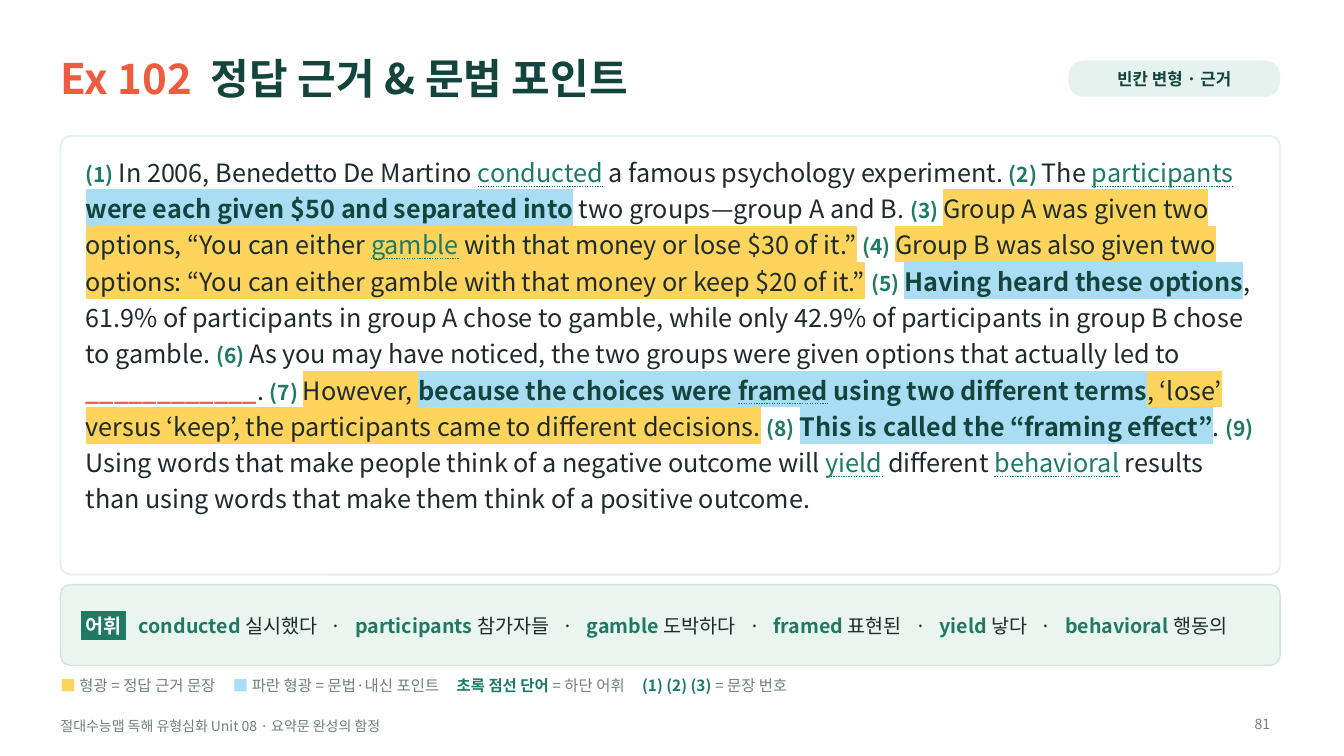
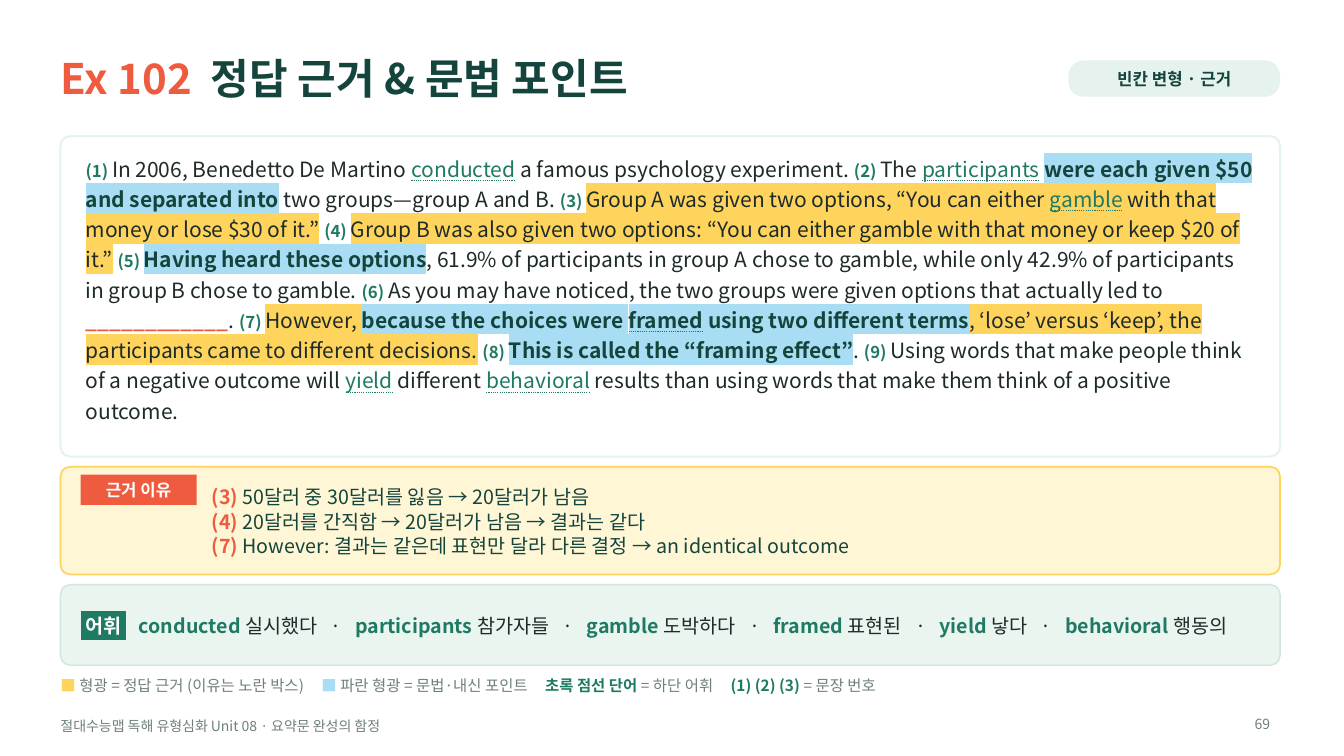
Before and after one commit to HUFSDavid/HUFSDavid, a slide deck: slide 69 of 절대수능맵_독해유형심화_Unit08_수업PPT.pptx (slide 81 before the commit). Drawn at 1344x756 pixels with LibreOffice and Linux fonts; fonts in the diff are those of the drawing. Boxes give left, top, right and bottom in pixels: in the first picture for what was removed or moved away, otherwise in the second. Text is boxed around its words. In the diff, an @@ line names an element or a change of style, - is before the commit and + after.

```diff
--- a/절대수능맵_독해유형심화_Unit08_수업PPT.pptx
+++ b/절대수능맵_독해유형심화_Unit08_수업PPT.pptx
@@ rounded rectangle: place and size @@
-rounded rectangle at [60,136,1280,575]
+rounded rectangle at [60,136,1280,457]
@@ rounded rectangle at [60,136,1280,457]: proportions changed @@
@@ text "(1) In 2006, Benedetto De ..." at [86,159,1252,420]: size 15 to 12 pt in "(1) (2) (3) (4) (5) (6) (7) ..."; size 18 to 15 pt @@
@@ rounded rectangle added at [60,467,1280,575], fill #FFF6D6, outline #FFD45C 1.25 pt @@
@@ rectangle added at [81,475,197,505], fill #EF5B3F, 12 pt, text #FFFFFF, bold @@
+근거 이유
@@ text added at [212,487,849,557], 14 pt, text #14453D @@
+(3) 50달러 중 30달러를 잃음 → 20달러가 남음
+(4) 20달러를 간직함 → 20달러가 남음 → 결과는 같다
+(7) However: 결과는 같은데 표현만 달라 다른 결정 → an identical outcome
@@ text at [79,678,875,694]: text changed @@
-■ 형광 = 정답 근거 문장 ■ 파란 형광 = 문법·내신 포인트 초록 점선 단어 = 하단 어휘 (1) (2) (3) = 문장 번호
+■ 형광 = 정답 근거 (이유는 노란 박스) ■ 파란 형광 = 문법·내신 포인트 초록 점선 단어 = 하단 어휘 (1) (2) (3) = 문장 번호
@@ page number at [1255,718,1271,729]: text changed @@
-81
+69
```
Also in this commit, not shown: 27 other slides changed, 23 slides added, 40 slides removed, 5 other files.
